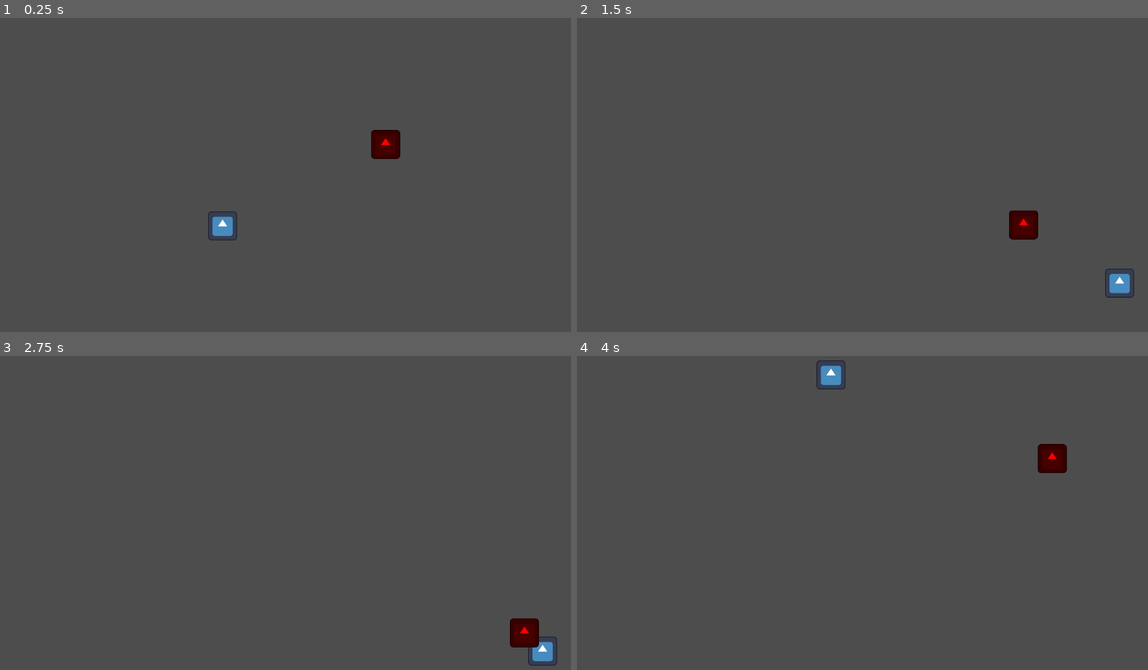
Above: before the commit, frames 1-4 (two rows, left to right).
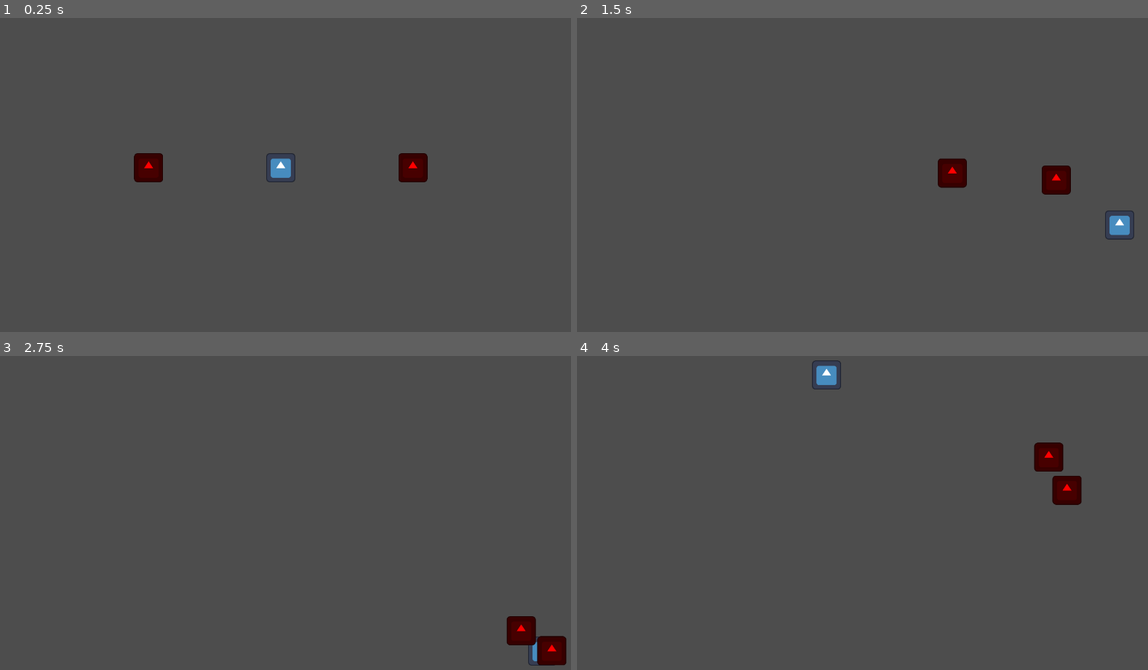
Above: after the commit, the same moments.

Repository: 0ctodice/GMTK-2026
Game: Godot game, scene res://Scene/world.tscn
Two runs of this game, one before a commit and one after it. Both use one fixed random seed, a clock stepped at 60 frames per second and the inputs below. The engine's default icon, where the game draws it, is replaced by a stand-in: a white triangle on a blue panel in a dark square.
Inputs:
- Up to frame 1 (0.25 s): no input
- Up to frame 2 (1.5 s): hold D (move_right) 0.53-1.28 s; tap Space (dash) at 0.6, 1.35 s; hold S (move_down) from 1.28 s (still down)
- Up to frame 3 (2.75 s): release S (move_down) at 2.03 s; hold D (move_right) from 2.03 s (still down); tap Space (dash) at 2.1 s
- Up to frame 4 (4 s): release D (move_right) at 2.78 s; hold W (move_up) 2.78-3.53 s; tap Space (dash) at 2.85, 3.6 s; hold A (move_left) from 3.53 s (still down)

The runs differ from the first frame. In frame 1, 2.0% of the frame differs, in the area x 23-75%, y 35-71%; in frame 2, 2.0%; in frame 3, 0.6%; in frame 4, 0.9%.

Commit message:
adding avoindance to enemies nav agent

Diff:
--- a/Scene/base_enemy.tscn
+++ b/Scene/base_enemy.tscn
@@ -20,3 +20,6 @@
 shape = SubResource("RectangleShape2D_eae6q")
 
 [node name="NavigationAgent2D" type="NavigationAgent2D" parent="." unique_id=900112541]
+path_desired_distance = 16.0
+target_desired_distance = 16.0
+avoidance_enabled = true
--- a/Scene/world.tscn
+++ b/Scene/world.tscn
@@ -19,7 +19,10 @@
 polygon = PackedVector2Array(8, 176, 312, 176, 312, 8, 8, 8, 8, 184, -8, 184, -24, -16, 192, -16, 384, 0, 352, 144, 344, 224, 256, 248, 8, 184)
 
 [node name="Player" parent="." unique_id=370329021 instance=ExtResource("1_emx41")]
-position = Vector2(128, 120)
+position = Vector2(160, 88)
 
 [node name="BaseEnemy" parent="." unique_id=374939552 instance=ExtResource("2_dlwip")]
-position = Vector2(240, 64)
+position = Vector2(256, 88)
+
+[node name="BaseEnemy2" parent="." unique_id=1294570825 instance=ExtResource("2_dlwip")]
+position = Vector2(64, 88)
--- a/Script/base_enemy.gd
+++ b/Script/base_enemy.gd
@@ -7,16 +7,32 @@
 
 var player: Player
 var last_direction: Vector2 = Vector2.ZERO
-
+var movement_delta: float
 # Called when the node enters the scene tree for the first time.
 func _ready():
 	player = get_tree().get_first_node_in_group("Player")
+	nav_agent.velocity_computed.connect(_on_velocity_computed)
 
 # Called every frame. 'delta' is the elapsed time since the previous frame.
-func _process(delta):
+func _physics_process(delta):
+	# Do not query when the map has never synchronized and is empty.
+	if NavigationServer2D.map_get_iteration_id(nav_agent.get_navigation_map()) == 0:
+		return
+
 	nav_agent.target_position = player.global_position
-	var next_position = global_position.move_toward(nav_agent.get_next_path_position(), delta * SPEED)
-	last_direction = global_position.direction_to(next_position).normalized()
-	global_position = next_position
+	movement_delta = delta * SPEED
+
+	var next_path_position: Vector2 = nav_agent.get_next_path_position()
+	var new_velocity: Vector2 = global_position.direction_to(next_path_position) * movement_delta
+	if nav_agent.avoidance_enabled:
+		nav_agent.set_velocity(new_velocity)
+	else:
+		_on_velocity_computed(new_velocity)
+
+	last_direction = new_velocity.normalized()
+
 
 func get_last_direction(): return last_direction
+
+func _on_velocity_computed(safe_velocity: Vector2):
+	global_position = global_position.move_toward(global_position + safe_velocity, movement_delta)
